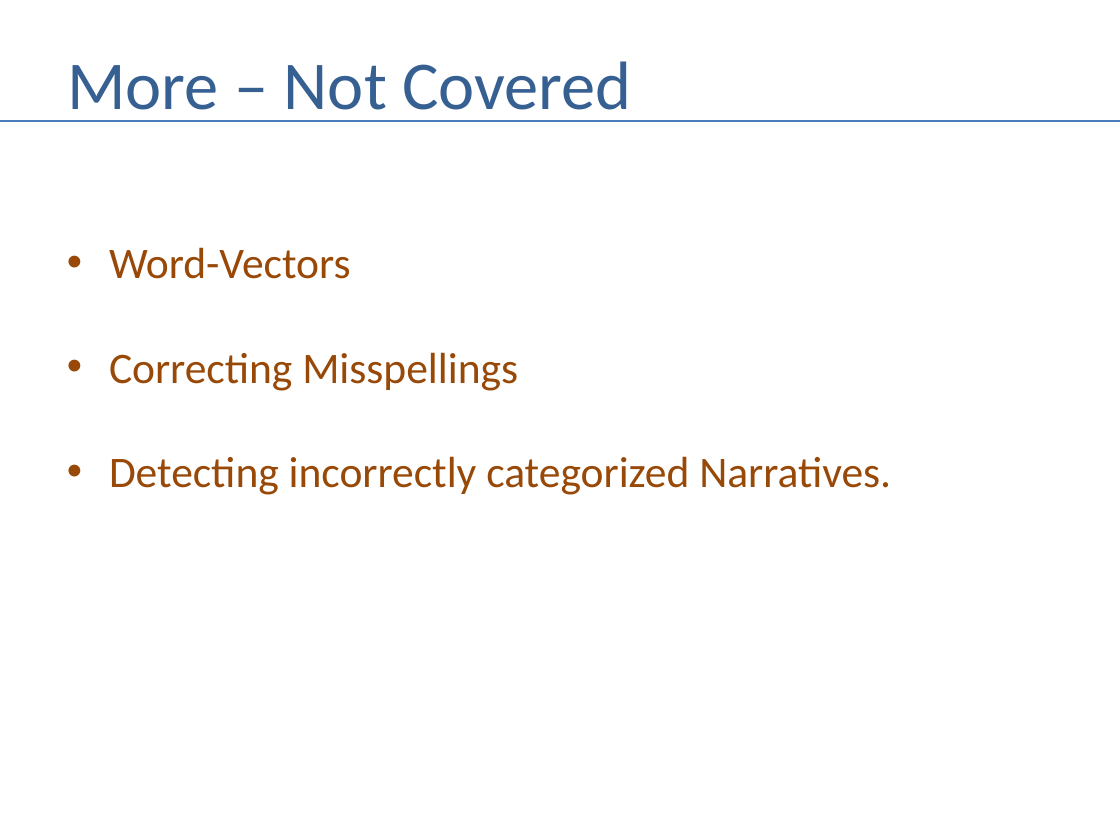
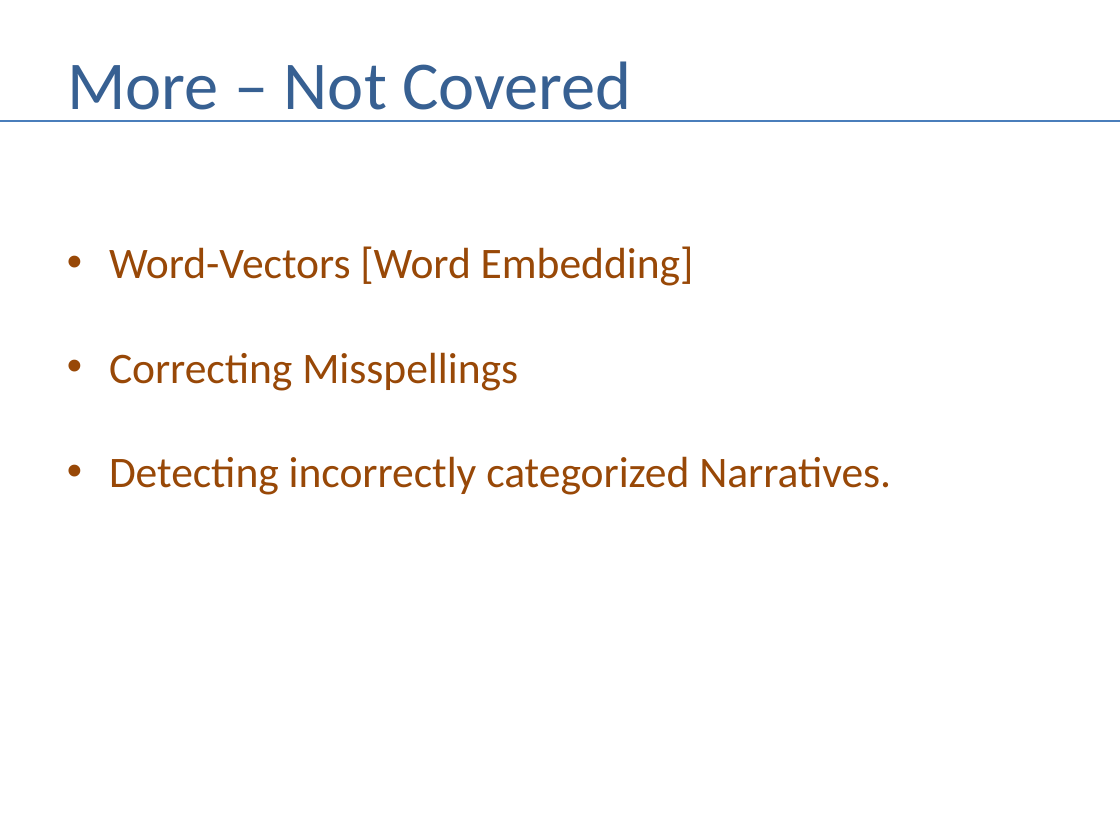
Before and after one commit to andrewferlitsch/Portland-Data-Science-Group, a slide deck: slide 22 of Presentations/NLP - Narrative.pptx. Drawn at 1120x840 pixels with LibreOffice and Linux fonts; fonts in the diff are those of the drawing. Boxes give left, top, right and bottom in pixels: in the first picture for what was removed or moved away, otherwise in the second. Text is boxed around its words. In the diff, an @@ line names an element or a change of style, - is before the commit and + after.

```diff
--- a/Presentations/NLP - Narrative.pptx
+++ b/Presentations/NLP - Narrative.pptx
@@ text at box(109, 246, 694, 286): text changed @@
-• Word-Vectors
+• Word-Vectors [Word Embedding]
```
Also in this commit, not shown: 1 other slide changed.
